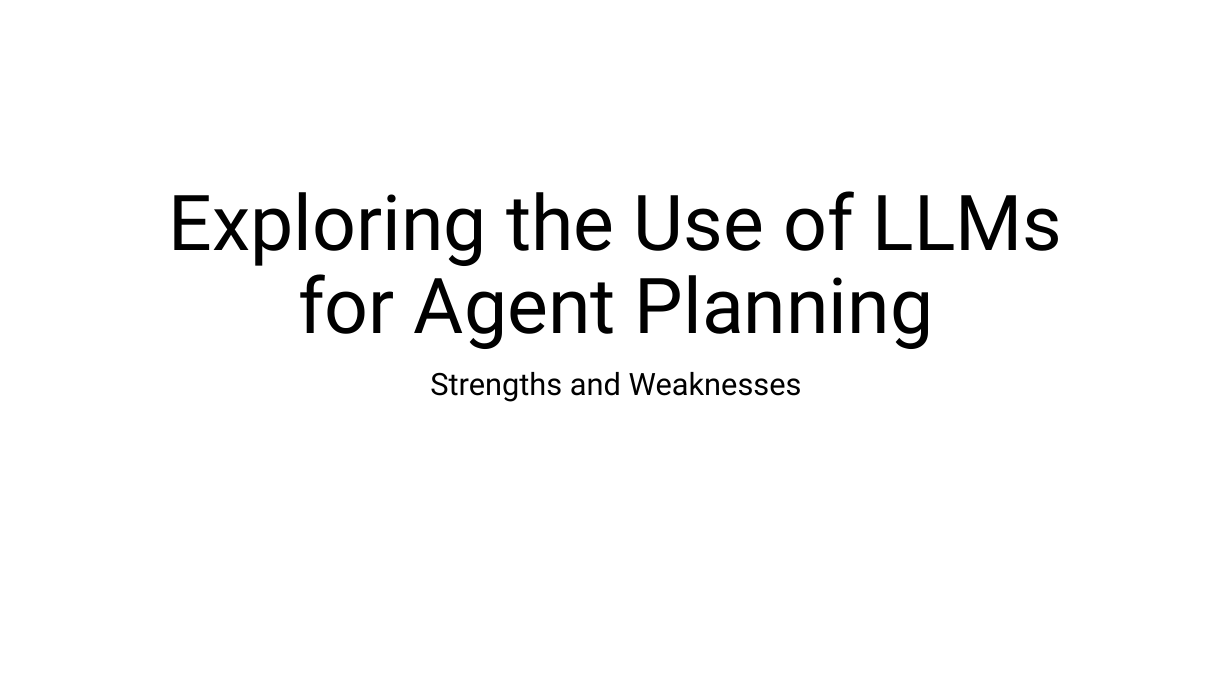
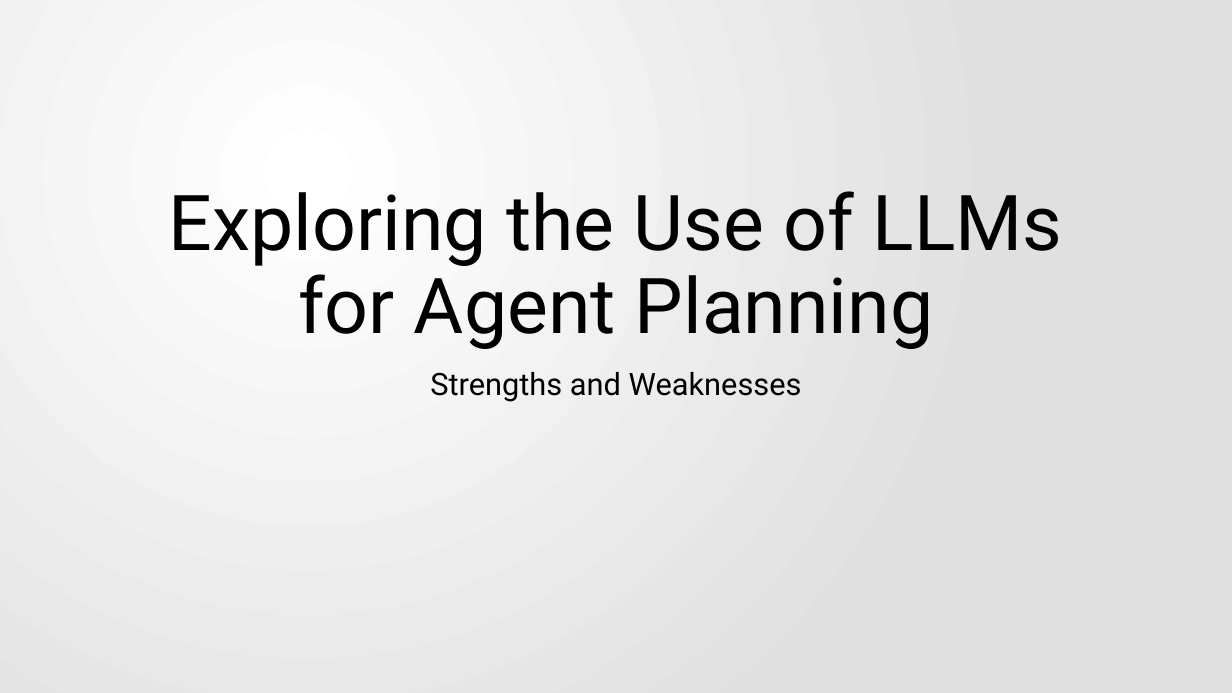
Before and after one commit to davidemodolo/master_thesis, a slide deck: slide 1 of presentation/Exploring the Use of LLMs for Agent Planning.pptx. Drawn at 1232x693 pixels with LibreOffice and Linux fonts; fonts in the diff are those of the drawing. Boxes give left, top, right and bottom in pixels: in the first picture for what was removed or moved away, otherwise in the second. Text is boxed around its words. In the diff, an @@ line names an element or a change of style, - is before the commit and + after.

```diff
--- a/presentation/Exploring the Use of LLMs for Agent Planning.pptx
+++ b/presentation/Exploring the Use of LLMs for Agent Planning.pptx
@@ background #FFFFFF to gradient #FFFFFF to #E1E1E1 @@
```
Also in this commit, not shown: 6 slides added, 3 other files.
